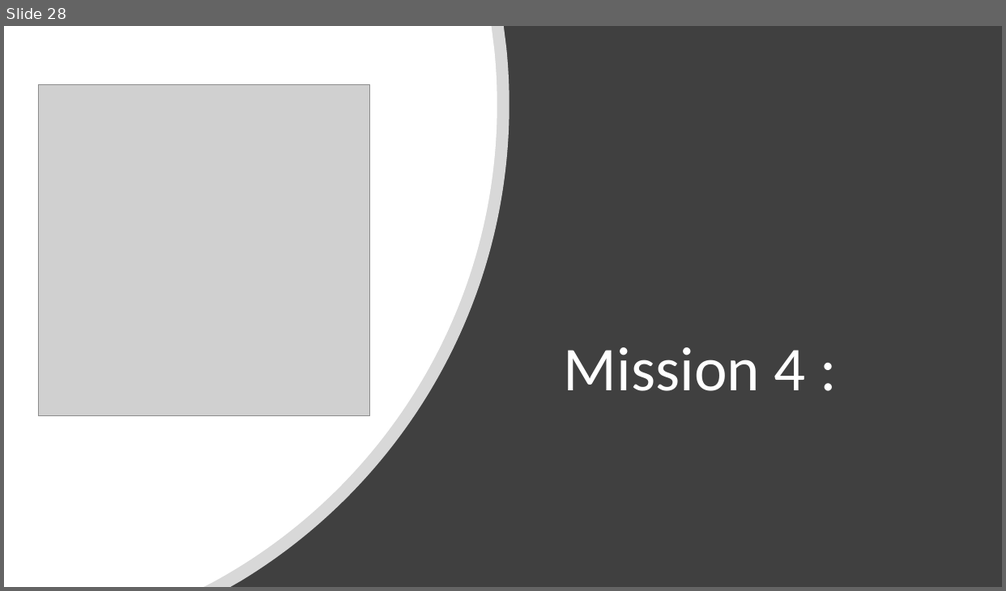
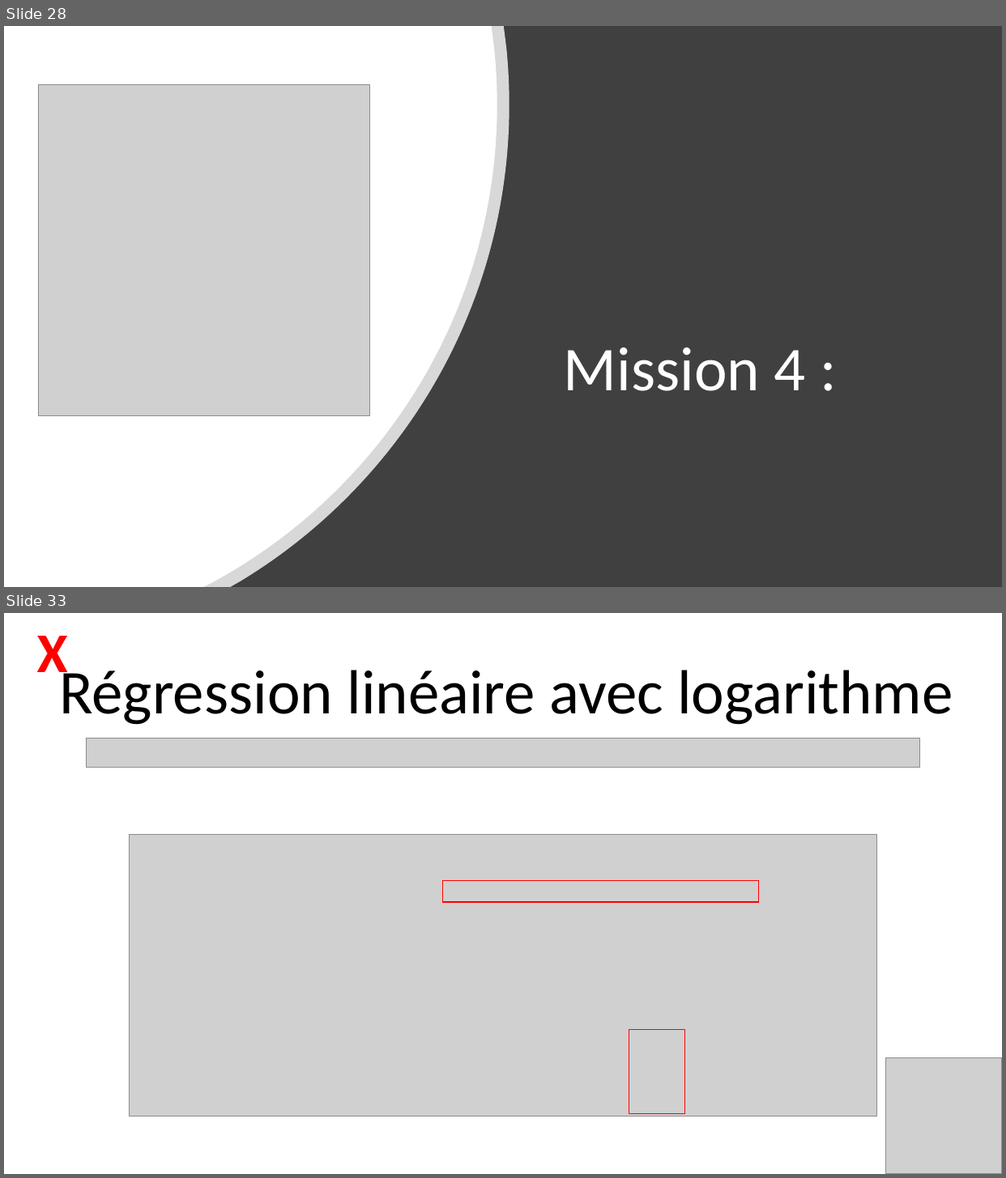
Before and after one commit to Julien-paulet/Projet_7_, a slide deck: Présentation.pptx. Shown one above the other, each under a label of ours: slide 28 before the commit, slides 28 and 33 after it; the slides between them are not shown. The pictures are 1006x591 and 1006x1178 pixels, drawn with LibreOffice and Linux fonts; fonts in the diff are those of the drawing; grey boxes stand for pictures. Boxes give left, top, right and bottom in pixels: in the first picture for what was removed or moved away, otherwise in the second. Text is boxed around its words. In the diff, an @@ line names an element or a change of style, - is before the commit and + after.

```diff
--- a/Présentation.pptx
+++ b/Présentation.pptx
@@ slide 33 added at box(4, 613, 1002, 1174), background #FFFFFF @@
@@ text added at box(37, 636, 68, 687), 54 pt, text #FF0000, bold @@
+X
@@ title added at box(59, 662, 953, 725), 60 pt, text #000000 @@
+Régression linéaire avec logarithme
@@ picture added at box(86, 738, 920, 767) @@
@@ picture added at box(130, 835, 877, 1116) @@
@@ rectangle added at box(443, 881, 760, 902), outline #FF0000 1 pt @@
@@ rectangle added at box(629, 1030, 684, 1114), outline #FF0000 1 pt @@
@@ picture added at box(886, 1058, 1002, 1174) @@
```
Also in this commit, not shown: 7 other slides added, 3 slides removed, 2 other files.
